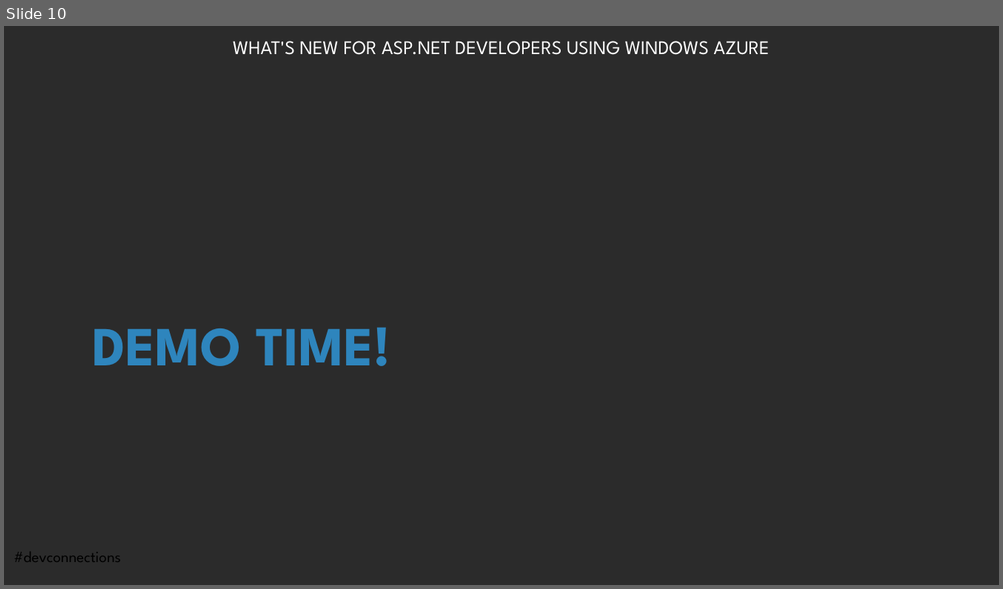
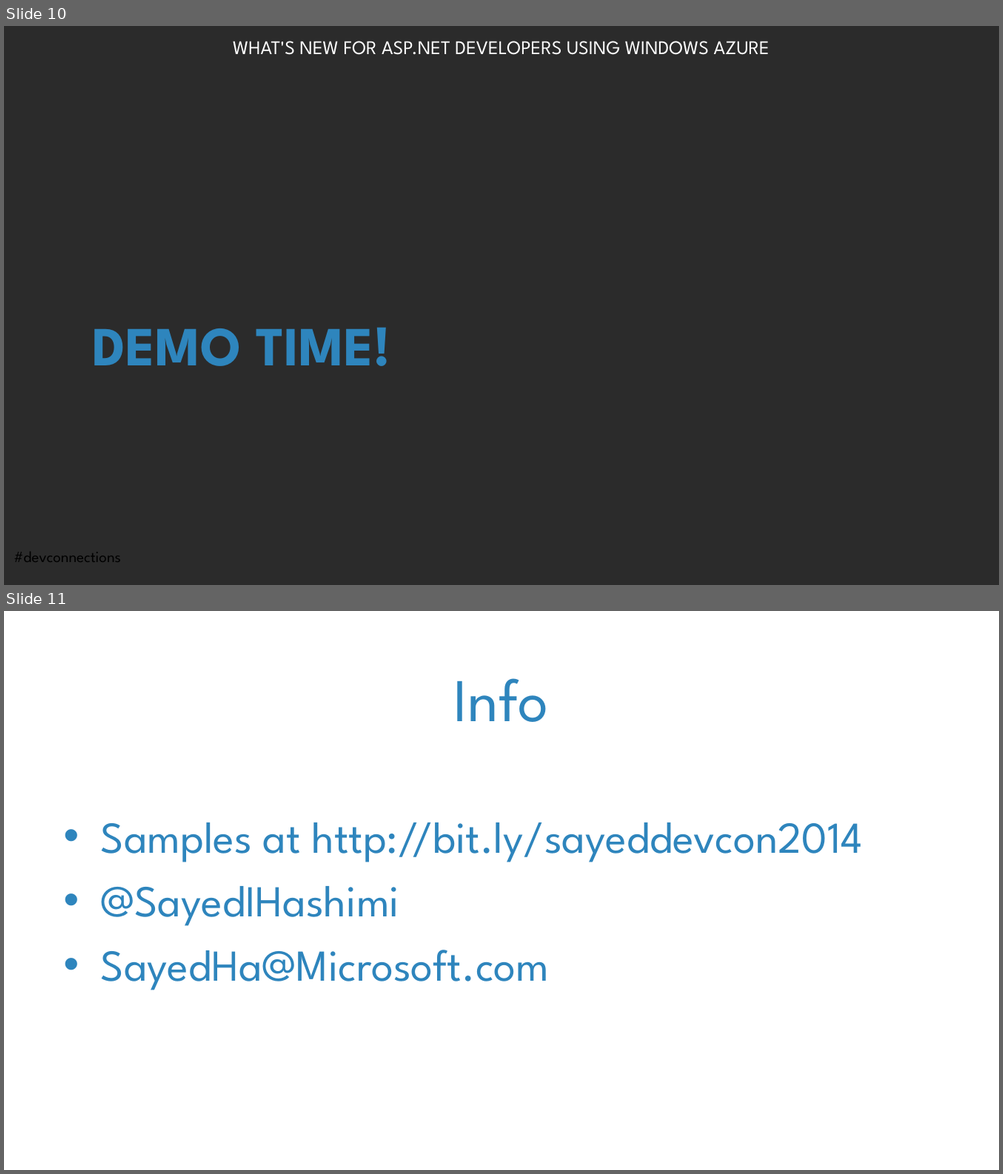
Before and after one commit to sayedihashimi/devconnections2014, a slide deck: devconn2014-WhatsNewForAspnetAzureDevs.ppt. Shown one above the other, each under a label of ours: slide 10 before the commit, slides 10 and 11 after it. The pictures are 1003x589 and 1003x1174 pixels, drawn with LibreOffice and Linux fonts; fonts in the diff are those of the drawing; background and template pictures are left out; a plain dark background stands for a picture behind light text. Boxes give left, top, right and bottom in pixels: in the first picture for what was removed or moved away, otherwise in the second. Text is boxed around its words. In the diff, an @@ line names an element or a change of style, - is before the commit and + after.

Commit message:
minor change

```diff
--- a/devconn2014-WhatsNewForAspnetAzureDevs.ppt
+++ b/devconn2014-WhatsNewForAspnetAzureDevs.ppt
@@ slide 11 added at (4, 611, 999, 1170), background picture (left out); not listed: 1 template element that a slide beside it also shows @@
@@ title added at (454, 678, 549, 722), 44 pt, text #2E85BD @@
+Info
@@ text added at (101, 823, 862, 991), 32 pt, text #2E85BD @@
+• Samples at http://bit.ly/sayeddevcon2014
+• @SayedIHashimi
+• SayedHa@Microsoft.com
```
Also in this commit, not shown: 1 slide changed.
